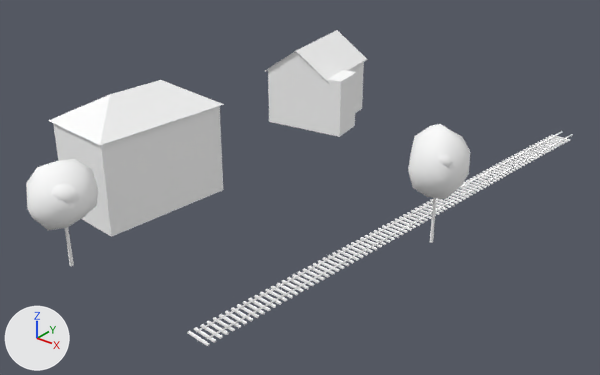
An edit to the glTF model cities/arlov-borggatan/pack/tiles/c-10_7.glb, drawn before and after from the same camera.
Rendered twice from a camera (50 mm lens) standing at (-528.1, 381.4, 43.1) and looking at (-580.3, 446.7, 2.6). Every picture has the same lights, and +X, +Y and +Z are marked at lower left. The older version comes first. Where no turn or scale is listed for an object, it has been applied to the vertices.

The first picture shows 'SM_Building_w208846631', 'SM_Building_w208846847', 'SM_Rails_-10_7', 'SM_Trees_-10_7'.
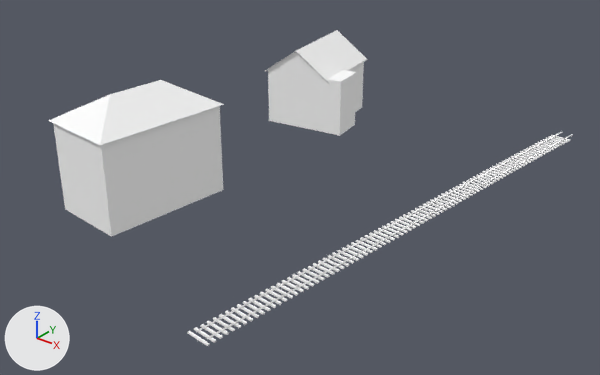
The newer file is also turned or shifted as a whole; pictures and numbers use the older file's frame.

Location of each change, (x1, y1, x2, y2) in pixels of the pictures (600 x 375 px):
'SM_Trees_-10_7', deleted
    before: (26, 124, 470, 266)
    faces in mat_m_leaf (white #ffffff): (26, 124, 470, 230)
    faces in mat_m_bark_wood (white #ffffff): (65, 198, 436, 266)

The edits, one by one:
Object 'SM_Trees_-10_7' (ob_sm_trees__10_7) is deleted.
